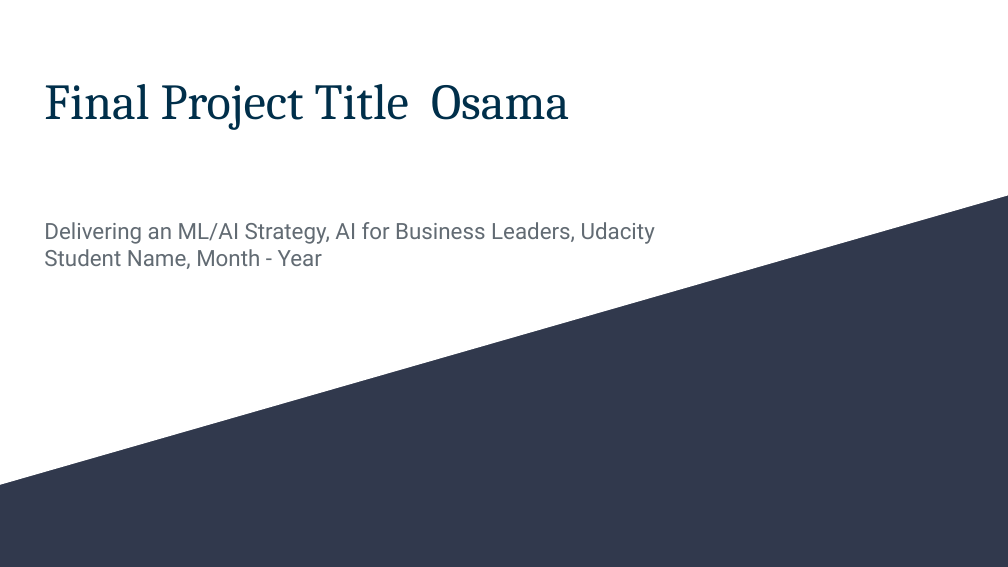
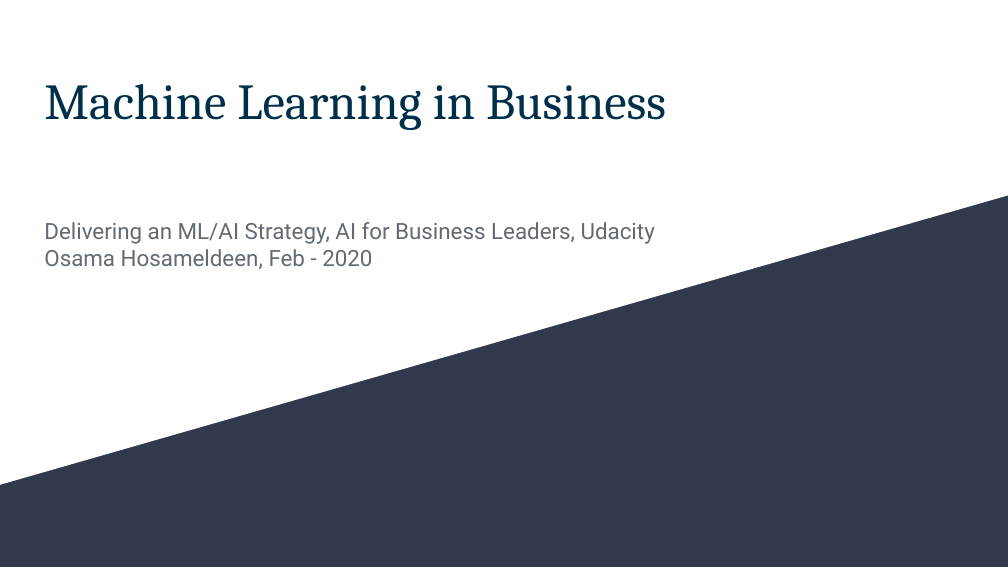
Before and after one commit to mohandesosama/Delivering-an-ML-AI-Strategy, a slide deck: slide 1 of 03_Final Presentation Template.pptx. Drawn at 1008x567 pixels with LibreOffice and Linux fonts; fonts in the diff are those of the drawing. Boxes give left, top, right and bottom in pixels: in the first picture for what was removed or moved away, otherwise in the second. Text is boxed around its words. In the diff, an @@ line names an element or a change of style, - is before the commit and + after.

```diff
--- a/03_Final Presentation Template.pptx
+++ b/03_Final Presentation Template.pptx
@@ title at bbox=[44, 84, 666, 130]: text changed @@
-Final Project Title Osama
+Machine Learning in Business
@@ subtitle at bbox=[44, 249, 372, 269]: text changed @@
-Student Name, Month - Year
+Osama Hosameldeen, Feb - 2020
```
Also in this commit, not shown: 6 other slides changed, 1 slide added, 1 slide removed, 2 other files.
